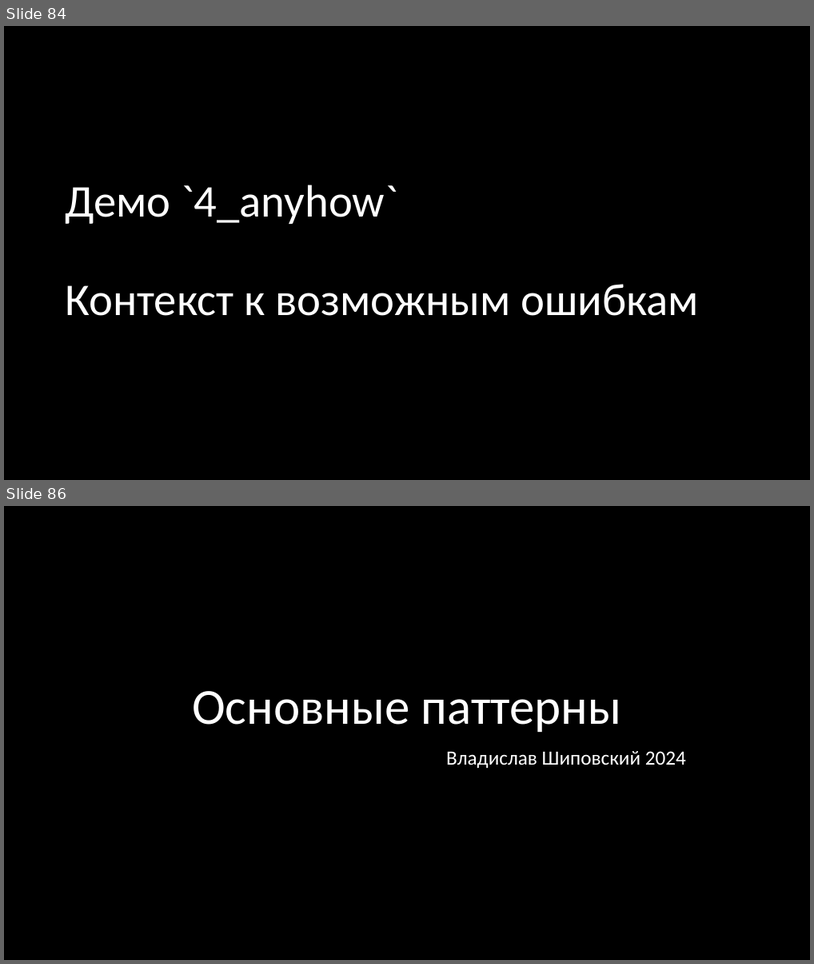
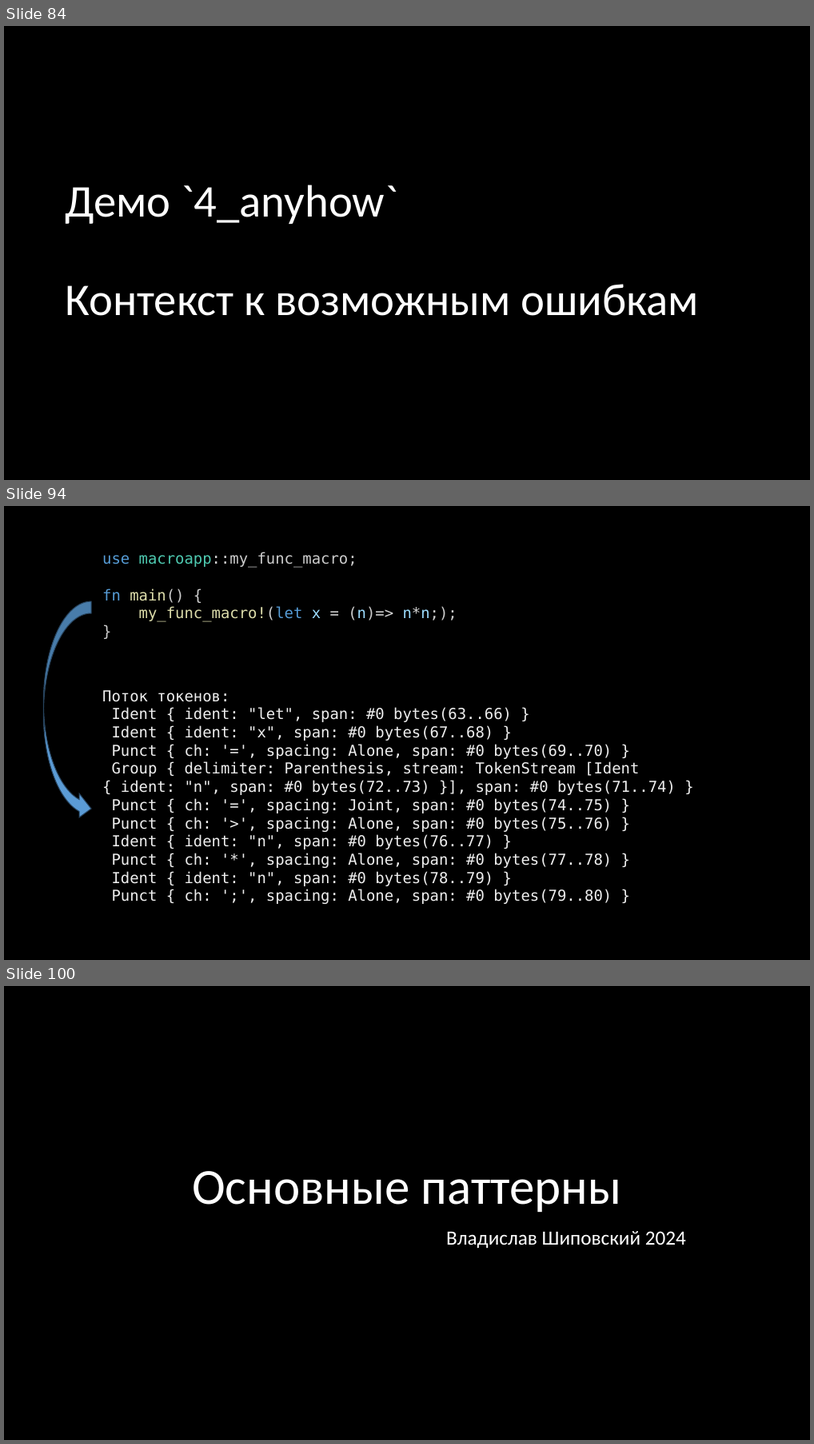
Before and after one commit to Gordon01/learn-rust, a slide deck: keynotes/Rust 2024.pptx. Shown one above the other, each under a label of ours: slides 84 and 86 before the commit, slides 84, 94 and 100 after it; the slides between them are not shown. The pictures are 814x964 and 814x1444 pixels, drawn with LibreOffice and Linux fonts; fonts in the diff are those of the drawing. Boxes give left, top, right and bottom in pixels: in the first picture for what was removed or moved away, otherwise in the second. Text is boxed around its words. In the diff, an @@ line names an element or a change of style, - is before the commit and + after.

```diff
--- a/keynotes/Rust 2024.pptx
+++ b/keynotes/Rust 2024.pptx
@@ slide 94 added at (x1=4, y1=506, x2=810, y2=960), background #000000 @@
@@ text added at (x1=102, y1=552, x2=458, y2=622), 18 pt, text #CCCCCC @@
+use macroapp::my_func_macro;
+fn main() {
+my_func_macro!(let x = (n)=> n*n;);
+}
@@ curved right arrow added at (x1=43, y1=601, x2=91, y2=820), fill #5B9BD5, outline #28445D 1 pt @@
@@ text added at (x1=102, y1=690, x2=676, y2=904), 18 pt, text #EEEEEE @@
+Поток токенов:
+Ident { ident: "let", span: #0 bytes(63..66) }
+Ident { ident: "x", span: #0 bytes(67..68) }
+Punct { ch: '=', spacing: Alone, span: #0 bytes(69..70) }
+Group { delimiter: Parenthesis, stream: TokenStream [Ident { ident: "n", span: #0 bytes(72..73) }], span: #0 bytes(71..74) }
+Punct { ch: '=', spacing: Joint, span: #0 bytes(74..75) }
+Punct { ch: '>', spacing: Alone, span: #0 bytes(75..76) }
+Ident { ident: "n", span: #0 bytes(76..77) }
+Punct { ch: '*', spacing: Alone, span: #0 bytes(77..78) }
+Ident { ident: "n", span: #0 bytes(78..79) }
+Punct { ch: ';', spacing: Alone, span: #0 bytes(79..80) }
@@ what was slide 86 is now slide 100 @@
```
Also in this commit, not shown: 1 slide changed, 13 other slides added, 7 other files.
